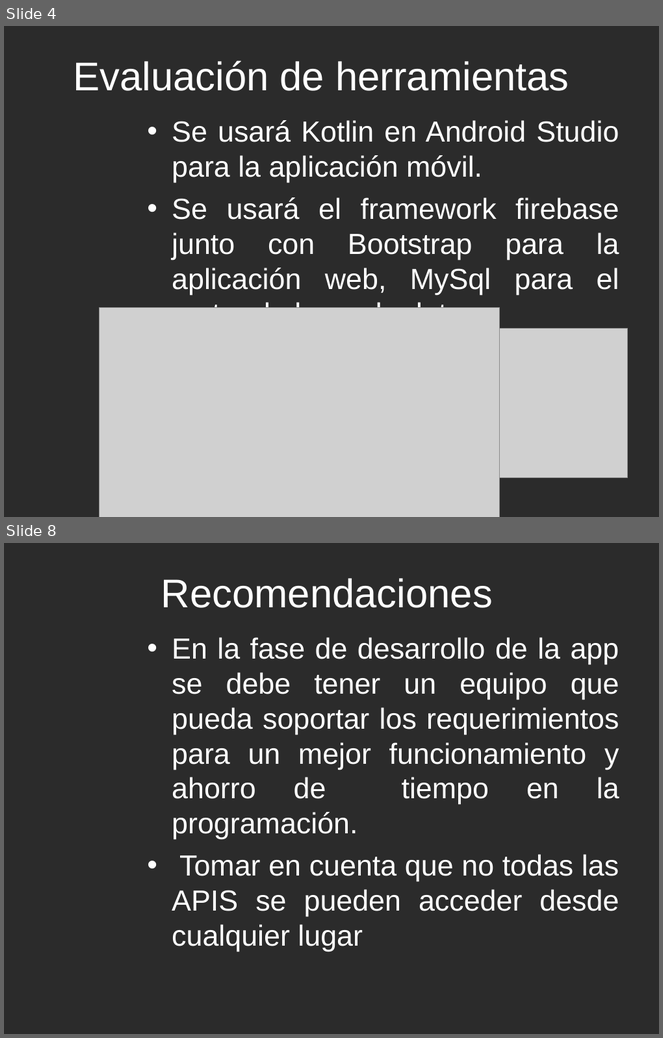
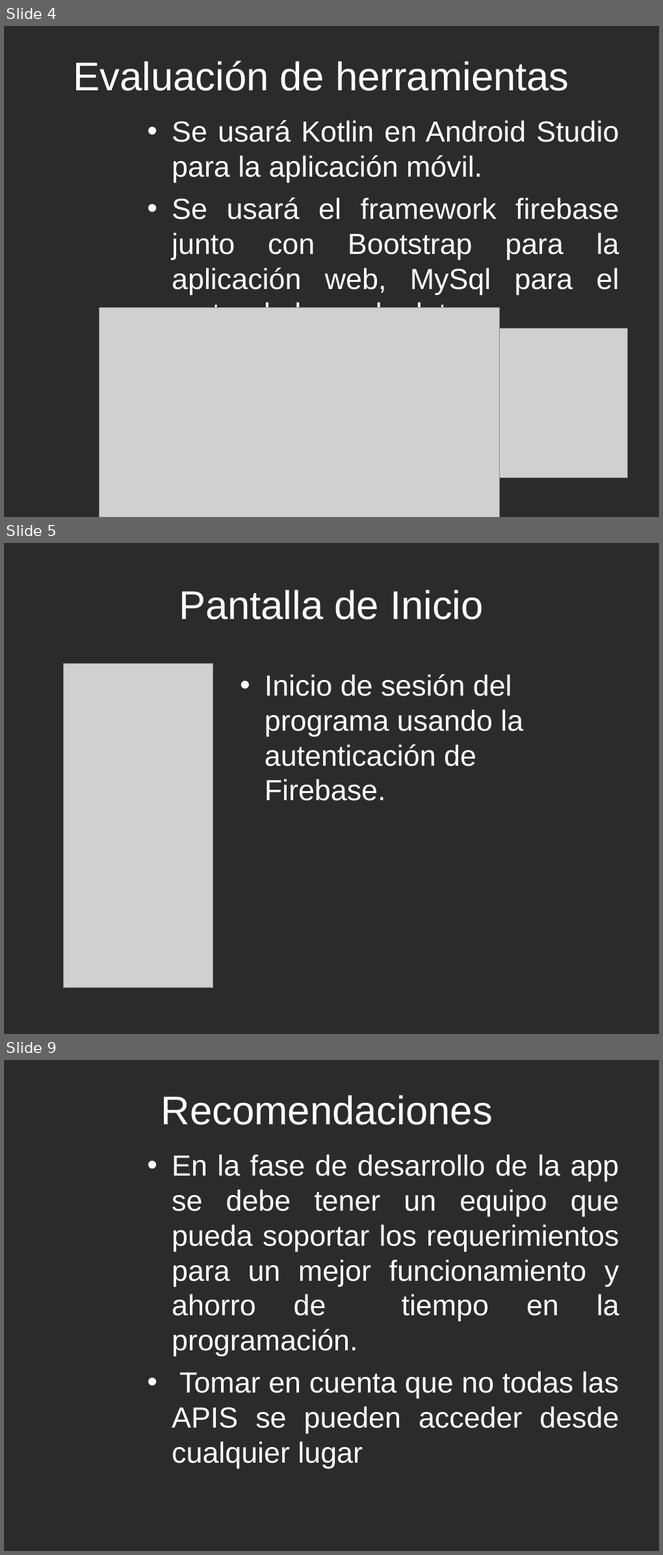
Before and after one commit to luanvill/Lenguajes-de-Programacion, a slide deck: proyectoSlice.ppt. Shown one above the other, each under a label of ours: slides 4 and 8 before the commit, slides 4, 5 and 9 after it; the slides between them are not shown. The pictures are 663x1038 and 663x1555 pixels, drawn with LibreOffice and Linux fonts; fonts in the diff are those of the drawing; grey boxes stand for pictures; background and template pictures are left out; a plain dark background stands for a picture behind light text. Boxes give left, top, right and bottom in pixels: in the first picture for what was removed or moved away, otherwise in the second. Text is boxed around its words. In the diff, an @@ line names an element or a change of style, - is before the commit and + after.

```diff
--- a/proyectoSlice.ppt
+++ b/proyectoSlice.ppt
@@ slide 5 added at [4,543,659,1034], background picture (left out) @@
@@ title added at [179,590,484,620], 44 pt, text #FFFFFF @@
+Pantalla de Inicio
@@ picture added at [63,663,213,988] @@
@@ text added at [265,674,523,801], 32 pt, text #FFFFFF @@
+• Inicio de sesión del programa usando la autenticación de Firebase.
@@ what was slide 8 is now slide 9 @@
```
Also in this commit, not shown: 3 slides changed.
